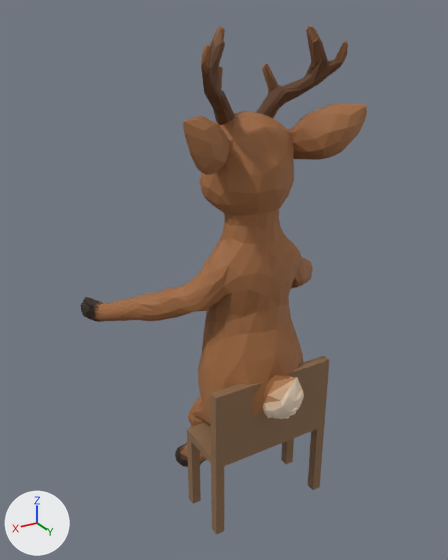
The glTF model assets/models/deer/deer.rig.glb, before and after one commit.
The view is the same before and after, from a 50 mm lens placed at (0.642, 0.969, 1.019), pointed at (0.03, -0.051, 0.51). Lighting does not change. The marker at lower left points along +X, +Y and +Z. The picture after the commit comes second.

The older version as bpy lines, for what is in view:
```python
me_chair = bpy.data.meshes.new('chair')
me_chair.from_pydata(...)  # 42 vertices, 72 faces; spans x -0.14..0.14, y -0.025..0.1, z 0.0..0.343
me_chair.materials.append(mat_chair)
me_deer = bpy.data.meshes.new('Deer')
me_deer.from_pydata(...)  # 2100 vertices, 4172 faces; spans x -0.291..0.29, y -0.232..0.175, z 0.048..1.0
# faces by material slot: [4104, 68]
me_deer.materials.append(mat_fur)
me_deer.materials.append(mat_gloss)
ob_chair = bpy.data.objects.new('chair', me_chair)
ob_chair.location = (0.0, 0.0, 0.0)
ob_deer_001 = bpy.data.objects.new('Deer.001', me_deer)
ob_deer_001.location = (0.0, 0.0, 0.0)
```
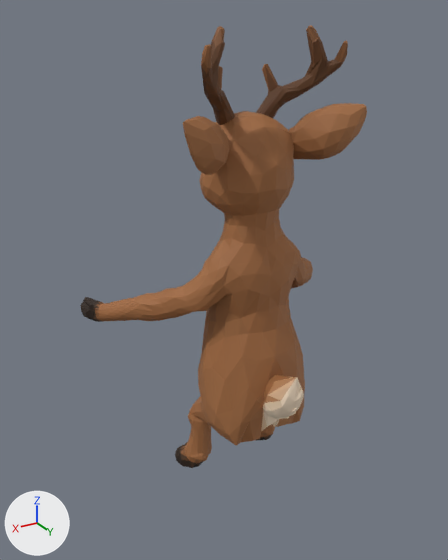
Changed parts and their boxes (x1, y1, x2, y2) in the pictures (448 x 560 px):
'chair', deleted (brown): before (187, 356, 329, 534)

What changed in the scene script:
```text
Remove ob_chair:
    ob_chair = bpy.data.objects.new('chair', me_chair)
    ob_chair.location = (0.0, 0.0, 0.0)
```
